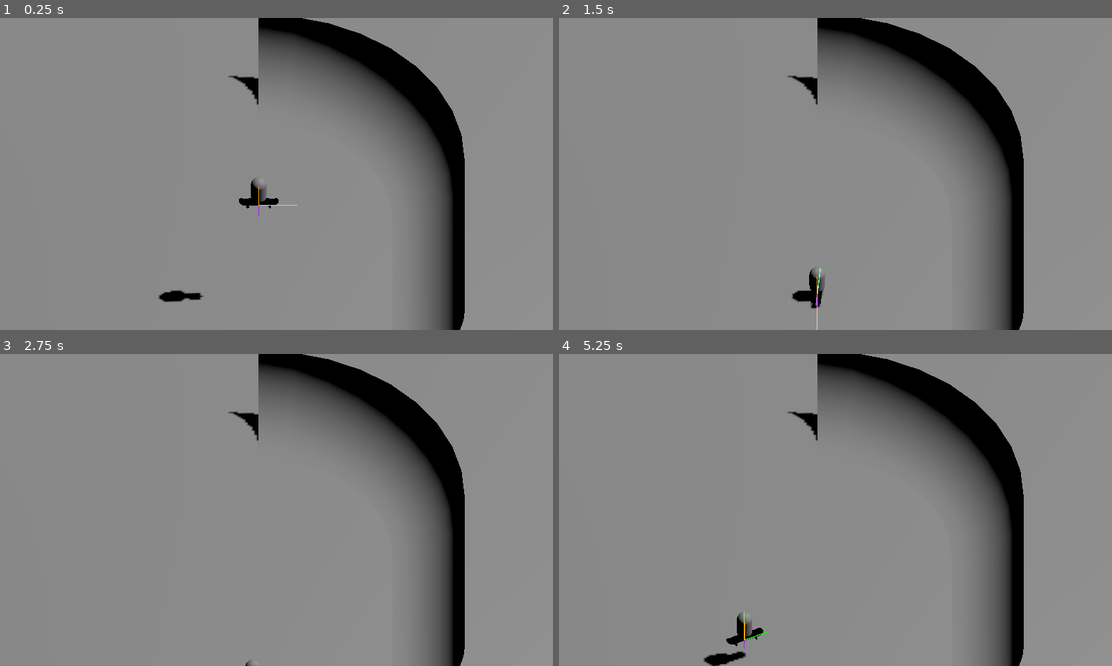
Above: before the commit, frames 1-4 (two rows, left to right).
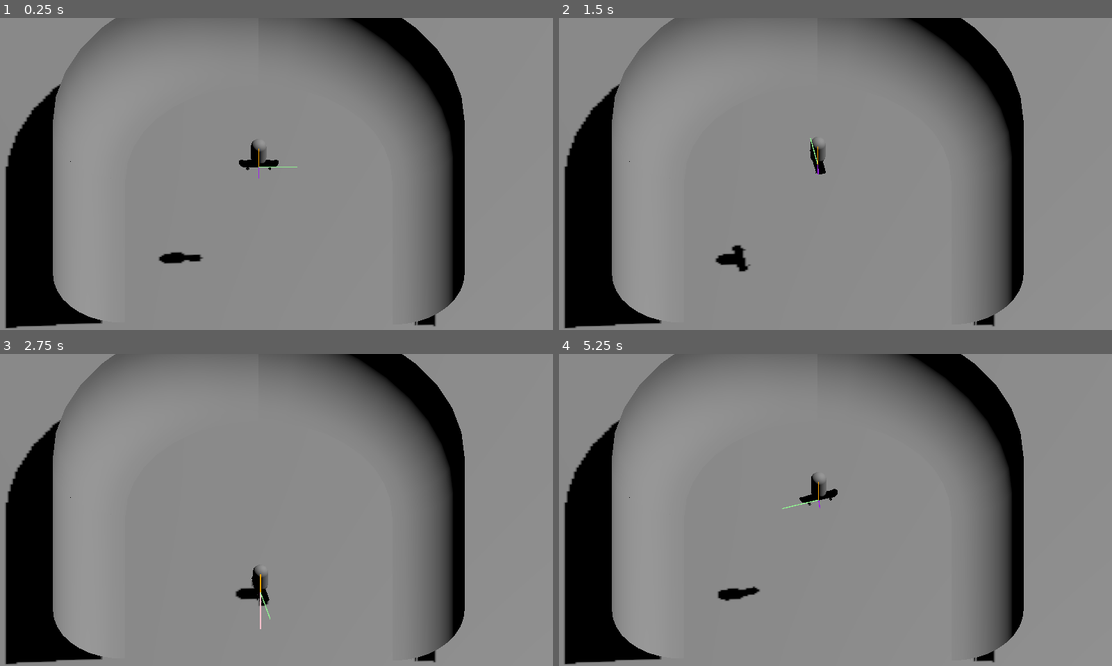
Above: after the commit, the same moments.

Repository: 3deric/GodotSkate
Game: Godot game, scene res://Scenes/testLevel.tscn
Two runs of this game, one before a commit and one after it. Both use one fixed random seed, a clock stepped at 60 frames per second and the inputs below.
Inputs:
- Up to frame 1 (0.25 s): no input
- Up to frame 2 (1.5 s): hold D (Right) 0.53-1.28 s; tap Space (Jump) at 0.77 s; hold S (Backward) from 1.28 s (still down)
- Up to frame 3 (2.75 s): tap Space (Jump) at 1.52 s; release S (Backward) at 2.03 s; hold D (Right) from 2.03 s (still down)
- Up to frame 4 (5.25 s): release D (Right) at 2.78 s; hold W (Forward) 2.78-3.53 s; tap Space (Jump) at 3.02, 3.77, 4.52 s; hold A (Left) 3.53-5.03 s; hold S (Backward) from 5.03 s (still down)

The runs differ from the first frame. In frame 1, 19% of the frame differs, in the area x 0-85%, y 0-100%; in frame 2, 19%; in frame 3, 19%; in frame 4, 19%.

Commit message:
Added falling behaviour

Diff:
--- a/Skategame/Scenes/characterBody3D.tscn
+++ b/Skategame/Scenes/characterBody3D.tscn
@@ -1,9 +1,16 @@
-[gd_scene load_steps=5 format=3 uid="uid://d2nejhxrsjjgk"]
+[gd_scene load_steps=7 format=3 uid="uid://d2nejhxrsjjgk"]
 
 [ext_resource type="Script" path="res://Scripts/characterBody3D.gd" id="1_5mxk1"]
 [ext_resource type="PackedScene" uid="uid://h7ks2r24cnfi" path="res://Meshes/skateboard.glb" id="1_qu824"]
 
 [sub_resource type="SphereShape3D" id="SphereShape3D_igf5e"]
+
+[sub_resource type="BoxShape3D" id="BoxShape3D_xhtrt"]
+size = Vector3(0.394165, 0.215149, 1.53833)
+
+[sub_resource type="CapsuleShape3D" id="CapsuleShape3D_k6oyy"]
+radius = 0.277953
+height = 1.23404
 
 [sub_resource type="CapsuleMesh" id="CapsuleMesh_gsf53"]
 
@@ -21,13 +28,30 @@
 transform = Transform3D(1, 0, 0, 0, 1, 0, 0, 0, 1, 0, 0.5, 0)
 shape = SubResource("SphereShape3D_igf5e")
 
-[node name="Visuals" type="Node3D" parent="."]
+[node name="RBDBoard" type="RigidBody3D" parent="."]
 top_level = true
+collision_layer = 2
+collision_mask = 2
+freeze = true
 
-[node name="skateboard" parent="Visuals" instance=ExtResource("1_qu824")]
+[node name="skateboard" parent="RBDBoard" instance=ExtResource("1_qu824")]
 transform = Transform3D(-4.37114e-08, 0, 1, 0, 1, 0, -1, 0, -4.37114e-08, 0, 0, 0)
 
-[node name="MeshInstance3D" type="MeshInstance3D" parent="Visuals"]
+[node name="CollisionShape3D" type="CollisionShape3D" parent="RBDBoard"]
+transform = Transform3D(1, 0, 0, 0, 1, 0, 0, 0, 1, -0.00701904, 0.120331, -0.0184326)
+shape = SubResource("BoxShape3D_xhtrt")
+
+[node name="RBDCharacter" type="RigidBody3D" parent="."]
+top_level = true
+collision_layer = 2
+collision_mask = 2
+freeze = true
+
+[node name="CollisionShape3D" type="CollisionShape3D" parent="RBDCharacter"]
+transform = Transform3D(1, 0, 0, 0, 1, 0, 0, 0, 1, 0, 0.824662, 0)
+shape = SubResource("CapsuleShape3D_k6oyy")
+
+[node name="MeshInstance3D" type="MeshInstance3D" parent="RBDCharacter"]
 transform = Transform3D(0.6, 0, 0, 0, 0.6, 0, 0, 0, 0.6, 0, 0.816679, 0)
 mesh = SubResource("CapsuleMesh_gsf53")
 skeleton = NodePath("../..")
--- a/Skategame/Scenes/testLevel.tscn
+++ b/Skategame/Scenes/testLevel.tscn
@@ -32,6 +32,7 @@
 
 [node name="StaticBody3D" type="StaticBody3D" parent="Floor"]
 transform = Transform3D(1, 0.000785398, 0, -0.000785398, 1, 0, 0, 0, 1, 0, 0, 0)
+collision_layer = 3
 
 [node name="CollisionShape3D" type="CollisionShape3D" parent="Floor/StaticBody3D"]
 transform = Transform3D(25, 0, 0, 0, 25, 0, 0, 0, 25, 0, 0, 0)
@@ -50,9 +51,25 @@
 [node name="ColBase" type="CollisionShape3D" parent="PipeStraight"]
 shape = SubResource("ConcavePolygonShape3D_ox4yu")
 
+[node name="PipeStraight2" type="StaticBody3D" parent="."]
+transform = Transform3D(-1, 0, -8.74228e-08, 0, 1, 0, 8.74228e-08, 0, -1, 0, 0, 0)
+collision_mask = 2
+
+[node name="MeshVis" type="MeshInstance3D" parent="PipeStraight2"]
+mesh = ExtResource("1_8s6si")
+
+[node name="ColBase" type="CollisionShape3D" parent="PipeStraight2"]
+shape = SubResource("ConcavePolygonShape3D_ox4yu")
+
 [node name="PipeStraightTop" type="StaticBody3D" parent="."]
 
 [node name="ColTop" type="CollisionShape3D" parent="PipeStraightTop"]
+shape = SubResource("ConcavePolygonShape3D_nqx32")
+
+[node name="PipeStraightTop2" type="StaticBody3D" parent="."]
+transform = Transform3D(-1, 0, 8.74228e-08, 0, 1, 0, -8.74228e-08, 0, -1, 0, 0, 0)
+
+[node name="ColTop" type="CollisionShape3D" parent="PipeStraightTop2"]
 shape = SubResource("ConcavePolygonShape3D_nqx32")
 
 [node name="PipeCurve" type="StaticBody3D" parent="."]
@@ -64,6 +81,15 @@
 [node name="ColBase" type="CollisionShape3D" parent="PipeCurve"]
 shape = SubResource("ConcavePolygonShape3D_etc7n")
 
+[node name="PipeCurve2" type="StaticBody3D" parent="."]
+transform = Transform3D(-4.37114e-08, 0, 1, 0, 1, 0, -1, 0, -4.37114e-08, -4, 0, -4)
+
+[node name="MeshVis" type="MeshInstance3D" parent="PipeCurve2"]
+mesh = ExtResource("2_0h3ri")
+
+[node name="ColBase" type="CollisionShape3D" parent="PipeCurve2"]
+shape = SubResource("ConcavePolygonShape3D_etc7n")
+
 [node name="PipeCurveTop" type="StaticBody3D" parent="."]
 transform = Transform3D(1, 0, 0, 0, 1, 0, 0, 0, 1, 0, 0, -8)
 collision_layer = 4
@@ -72,7 +98,7 @@
 shape = SubResource("ConcavePolygonShape3D_ghhbi")
 
 [node name="Camera3D" type="Camera3D" parent="."]
-transform = Transform3D(1, 0, 0, 0, 0.708155, 0.706057, 0, -0.706057, 0.708155, 0.65, 14.062, 7.704)
+transform = Transform3D(1, 0, 0, 0, 0.708155, 0.706057, 0, -0.706057, 0.708155, 0.65, 14.062, 9.81218)
 projection = 1
 fov = 85.2
 size = 12.12
--- a/Skategame/Scripts/characterBody3D.gd
+++ b/Skategame/Scripts/characterBody3D.gd
@@ -11,11 +11,11 @@
 var lastDir = Vector3.ZERO #direction of last frame for falling check
 var xForm = null
 var grounded = false
-var visuals: Node3D = null
+@onready var rbdBoard: RigidBody3D = get_node("RBDBoard")
+@onready var rbdChar: RigidBody3D = get_node("RBDCharacter")
 var fallen = false
 
 func _ready():
-	visuals = get_node("Visuals")
 	_resetPlayer(Vector3.UP * 5.0)
 
 func _physics_process(delta):
@@ -27,15 +27,16 @@
 
 	#print(get_last_slide_collision())
 
+	if fallen:
+		if input.y:
+			_resetPlayer(Vector3.UP * 5.0)
+		return
+
+
 	if grounded:
 		#print(abs(lastDir.dot(dir)))
 		if (abs(lastDir.dot(dir)) < 0.5 and abs(lastDir.dot(Vector3.UP)) < 0.95 and !fallen):
-			fallen = true
-		else:
-			fallen = false
-
-		if fallen:
-			print(fallen)
+			_fall()
 		#print(get_floor_normal())
 		var raycast = _raycast(global_position, global_position - up_direction)
 		if raycast:
@@ -72,12 +73,28 @@
 	#interpolate rotation to get smoother motion on slopes
 	var basis = Basis(dir.cross(up_direction), up_direction, dir)
 	var transform = Transform3D(basis, global_position)
-	visuals.global_transform = transform
+	if(!fallen):
+		rbdChar.global_transform = transform
+		rbdBoard.global_transform = transform
+
+func _fall():
+	fallen = true
+	print("FALL!")
+	rbdChar.freeze = false
+	rbdChar.apply_impulse(velocity)
+	rbdBoard.freeze = false
+	rbdBoard.apply_impulse(velocity)
+
 
 func _resetPlayer(position):
 	up_direction = Vector3.UP
+	velocity = Vector3.ZERO
 	lastDir = global_transform.basis.x.cross(up_direction)
 	global_position = position
+	rbdChar.freeze = true
+	rbdBoard.freeze = true
+	fallen = false
+	grounded = false
 	print("resetting")
 
 func _inputHandler():
